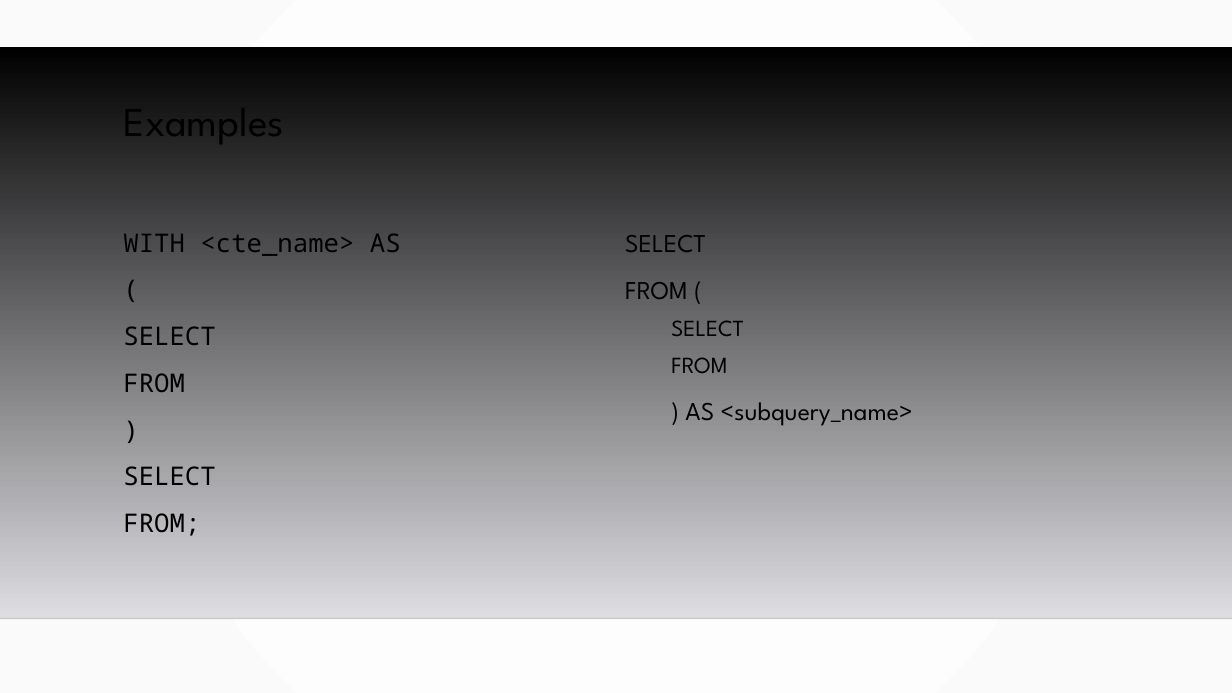
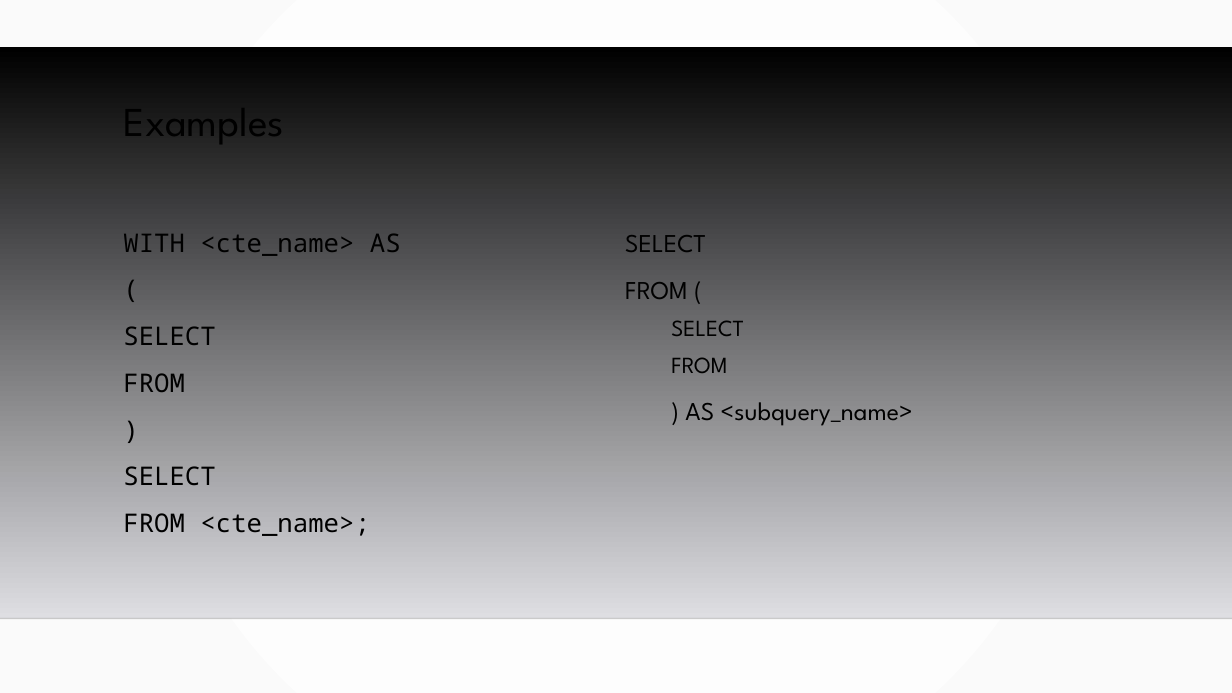
Before and after one commit to MGIS-UMN/GIS5577_week4, a slide deck: slide 27 of Database_Design.odp. Drawn at 1232x693 pixels with LibreOffice and Linux fonts; fonts in the diff are those of the drawing; background and template pictures are left out. Boxes give left, top, right and bottom in pixels: in the first picture for what was removed or moved away, otherwise in the second. Text is boxed around its words. In the diff, an @@ line names an element or a change of style, - is before the commit and + after.

```diff
--- a/Database_Design.odp
+++ b/Database_Design.odp
@@ text at [123, 513, 370, 536]: text changed @@
-FROM;
+FROM <cte_name>;
```
Also in this commit, not shown: 1 other slide changed, 1 other file.
